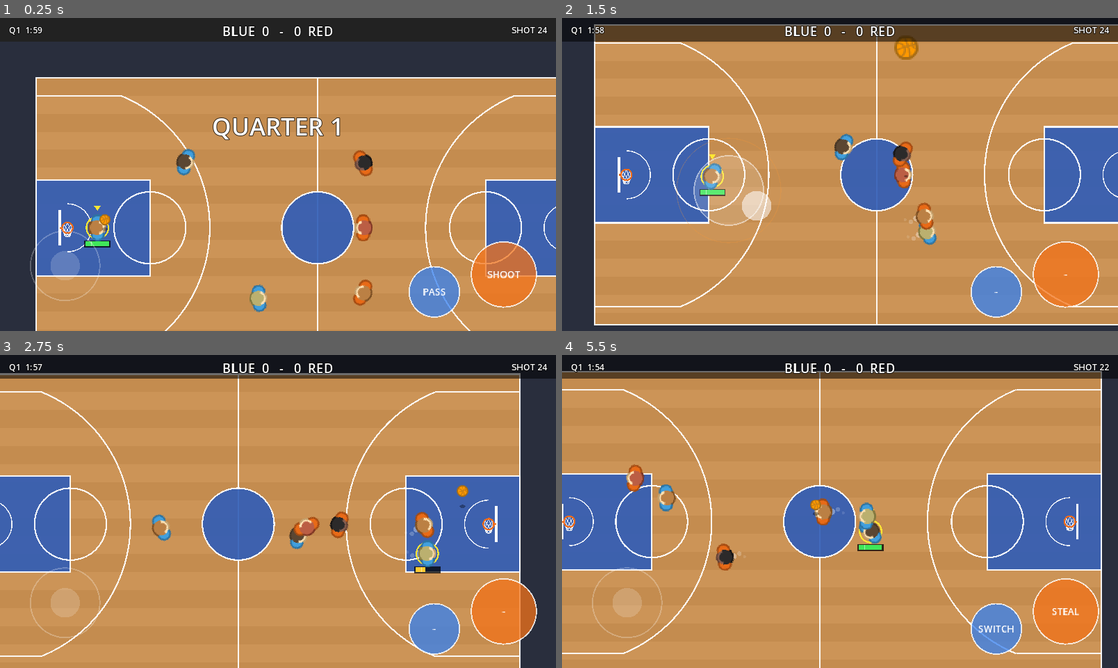
Above: before the commit, frames 1-4 (two rows, left to right).
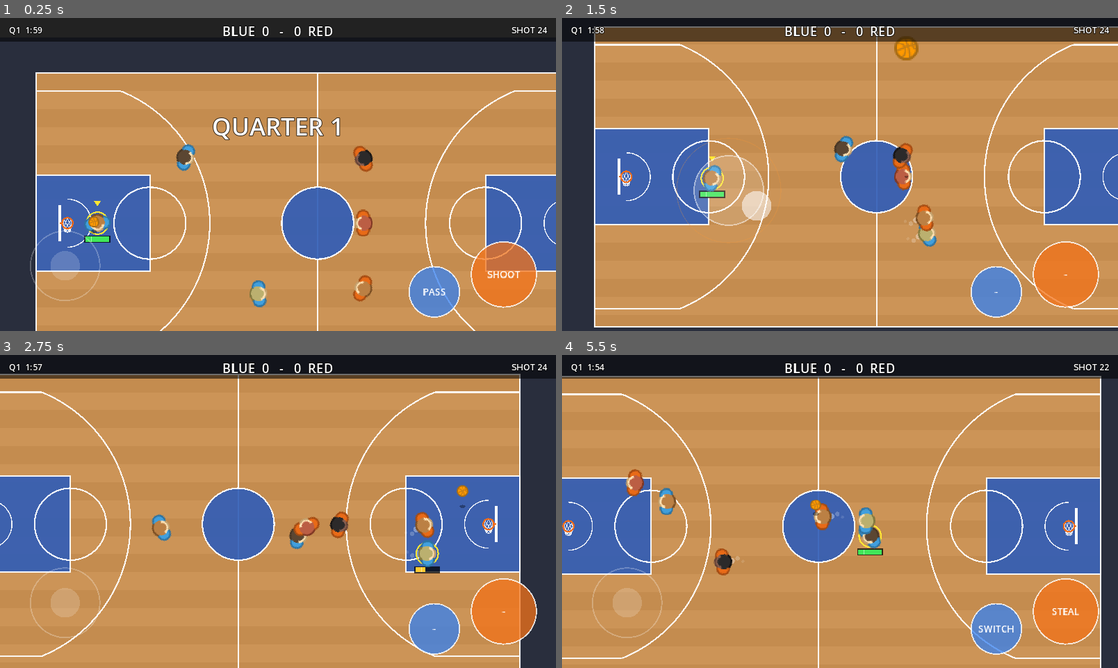
Above: after the commit, the same moments.

Repository: Kirmalo/road-trip-hoops
Game: Godot game, scene res://main.tscn
The game is run twice, just before and just after one commit, with the same random seed, the same clock (stepped at 60 frames per second) and the same inputs.
Inputs (mouse positions are in pixels of both pictures, inside the frame that each line leads up to):
- Up to frame 1 (0.25 s): no input
- Up to frame 2 (1.5 s): tap Enter at 0.5 s; move the mouse to (962, 158) at 0.52 s; hold D 0.53-1.25 s; tap J at 0.6 s; click (962, 158) at 0.67 s; tap Space at 0.77 s; drag from (728, 190) to (812, 237) at 1.27 s
- Up to frame 3 (2.75 s): move the mouse to (333, 442) at 2.02 s; hold D from 2.03 s (still down); hold Shift from 2.03 s (still down)
- Up to frame 4 (5.5 s): release D at 2.75 s; release Shift at 2.75 s; drag from (812, 574) to (673, 464) at 2.77 s; move the mouse to (1006, 558) at 3.52 s; hold A 3.53-4.25 s; tap K at 3.6 s; tap Space at 3.77 s; drag from (673, 464) to (756, 433) at 4.27 s; move the mouse to (867, 511) at 5.02 s; hold S from 5.03 s (still down); tap J at 5.1 s; click (867, 511) at 5.17 s

The runs differ from the first frame. In frame 1, 7.1% of the frame differs, in the area x 6-100%, y 17-100%; in frame 2, 5.8%; in frame 3, 0.4%; in frame 4, 8.3%, in the area x 0-98%, y 5-100%.

Commit message:
P2-05 Crossover and the dribble hand
- player.gd: start_crossover(dir, kind) (any flick kind, including "spin", is a
  crossover per the owner's Q1): 0.3 s burst at x1.25 with sharper acceleration,
  dribble_side flips, 0.6 s cooldown, speed lines while crossing. The closest
  defender within 5 ft in front stumbles (CROSS_STUN) if he was moving the wrong
  way, or for a CPU defender by def.beaten_by_cross(handler, dir) when defense.gd
  has it, else a flat CROSS_BEAT_CHANCE; "SHOOK!" popup.
- Handlers slowly switch hands away from the nearest defender (hand_x follows
  dribble_side; centered while shooting or in the air).
- CPU handler crosses back the other way when a defender is close in front and
  the lane is shut (CPU_CROSS_CHANCE per decision) and commits to the new side.
- ball.gd: held ball drawn at the dribbling hand and crossing in front of the body.
- Stats: crossovers_t0/_t1, human_crossovers, cpu_crossovers, cross_beats_t0/_t1,
  human_cross_beats, human_cross_cooldown, cross_from_spin, hand_switches.

Co-Authored-By: Claude Opus 5.5 <noreply@anthropic.com>
Claude-Session: https://claude.ai/code/session_01K8WPuYbTD1xrCASynmgFd3

Diff:
--- a/scripts/ball.gd
+++ b/scripts/ball.gd
@@ -37,6 +37,11 @@
 const HAND_Z := 22.0           # ball height above a jumping player's jump height
 const SLAM_COLOR := Color(1.0, 0.55, 0.1)
 
+# ---- held ball and the dribble hand (P2-05; player.hand_x is -1 left hand .. +1 right hand) ----
+const HAND_FORWARD_PX := 13.0  # ball this far in front of the handler (main.STEAL_BALL_PX is 15 with no hand)
+const HAND_SIDE_PX := 9.0      # and this far to the side of the dribbling hand
+const CROSS_FRONT_PX := 6.0    # extra reach in front of the body while the ball crosses between the hands
+
 # ---- ball and rim sounds (tuning) ----
 const BOUNCE_MIN_SPEED := 120.0   # a loose ball must hit the floor at least this fast (px/s down) to make a sound
 const BOUNCE_LOUD_SPEED := 380.0  # impact speed that plays at full volume
@@ -121,7 +126,11 @@
 			if holder == null:
 				return
 			var dir := Vector2.from_angle(holder.facing)
-			position = holder.position + dir * 15.0
+			# dribble hand (P2-05): off to the side of the body, crossing in front of it when switching hands
+			var hx: float = holder.hand_x if "hand_x" in holder else 0.0
+			var right := Vector2.from_angle(holder.facing + PI / 2.0)
+			position = holder.position + dir * (HAND_FORWARD_PX + CROSS_FRONT_PX * (1.0 - hx * hx)) \
+					+ right * HAND_SIDE_PX * hx
 			if holder.rim_kind != "":
 				z = holder.jump_z + HAND_Z  # carried up in the jump
 			elif holder.shooting:
--- a/scripts/player.gd
+++ b/scripts/player.gd
@@ -55,6 +55,32 @@
 const RIM_BLOCK_RATING_SPAN := 0.5  # rim-block dice (defense.rim_blocker) x0.5 at rating 0, x1.5 at 100
 
 var ratings := {"steal": 50, "block": 50}
+
+# ---- crossover and the dribble hand (P2-05; owner Q1: crossover only, a "spin" flick is a crossover too) ----
+const CROSS_TIME := 0.3           # seconds of the crossover burst
+const CROSS_SPEED_MULT := 1.25    # speed multiplier during the burst
+const CROSS_ACCEL := 3200.0       # px/s^2 during the burst (normal 1600): the cut is sharp
+const CROSS_COOLDOWN := 0.6       # seconds from the start of one crossover to the next
+const CROSS_BEAT_FT := 5.0        # a defender this close in front of the handler can be beaten
+const CROSS_BEAT_CONE := 75.0     # degrees either side of the handler's facing that count as "in front"
+const CROSS_STUN := 0.45          # seconds a beaten defender stumbles
+const CROSS_BEAT_CHANCE := 0.5    # CPU defender not moving the wrong way: chance he is beaten (until def decides)
+const CROSS_WRONG_WAY_SPEED := 40.0  # px/s: a defender moving at least this fast away from the cut is beaten
+const CROSS_HAND_RATE := 13.0     # dribble hand travel per second during a crossover (2.0 = one hand to the other)
+const HAND_SWITCH_RATE := 4.0     # same for the slow switch away from a defender
+const HAND_SWITCH_FT := 8.0       # the nearest defender inside this, on the ball side ...
+const HAND_SWITCH_DELAY := 0.5    # ... for this long: the handler moves the ball to the other hand
+const CPU_CROSS_CHANCE := 0.04    # CPU handler, defender close in front and the lane shut: chance per decision
+const CPU_CROSS_FT := 5.0         # "close" for that decision
+const CPU_CROSS_COMMIT := 0.7     # seconds the CPU keeps going the new way after a crossover
+const BEAT_POPUP_COLOR := Color(1.0, 0.95, 0.3)
+
+var cross_cd := 0.0               # seconds until the next crossover is allowed
+var cross_dir := Vector2.ZERO     # direction of the current crossover burst
+var hand_x := 1.0                 # where the ball is drawn sideways, -1 left hand .. +1 right hand (follows dribble_side)
+var hand_switch_t := 0.0          # seconds the nearest defender has been on the ball side
+var cpu_side := 0.0               # CPU: sidestep side committed to after a crossover
+var cpu_side_t := 0.0
 
 # ---- turbo and stamina (tuning) ----
 # (how far to pull the joystick to sprint is TURBO_PULL in touch_controls.gd)
@@ -179,6 +205,12 @@
 	steal_cooldown = max(0.0, steal_cooldown - delta)
 	stumble_t = maxf(0.0, stumble_t - delta)
 	poke_t = maxf(0.0, poke_t - delta)
+	cross_cd = maxf(0.0, cross_cd - delta)
+	cpu_side_t = maxf(0.0, cpu_side_t - delta)
+	if cross_t > 0.0:
+		cross_t = maxf(0.0, cross_t - delta)
+		if not has_ball() or shooting or is_airborne():
+			cross_t = 0.0
 	if team == 0 and index == 0:
 		game.stat("frames")
 	var desired := Vector2.ZERO
@@ -208,6 +240,10 @@
 		ai(delta)
 		desired = seek(target, speed_mult)
 		want_turbo = cpu_turbo_want and desired.length() > 1.0
+	var accel := 1600.0
+	if cross_t > 0.0:
+		desired = cross_dir * speed * CROSS_SPEED_MULT   # the burst: a sharp cut the new way
+		accel = CROSS_ACCEL
 	if poke_t > 0.0 and rim_kind == "" and block_jump_t < 0.0:
 		desired = Vector2.ZERO        # reaching for the ball: stands still, hit or miss
 		want_turbo = false
@@ -215,12 +251,13 @@
 	elif stumble_t > 0.0:
 		desired *= STUMBLE_SPEED_MULT
 		want_turbo = false
-	elif has_ball() and not is_airborne() and is_guarded(desired):
+	elif has_ball() and not is_airborne() and cross_t <= 0.0 and is_guarded(desired):
 		desired *= GUARD_SLOW
 		game.stat("guard_slow_frames_t%d" % team)
 	if update_turbo(delta, want_turbo, is_human):
 		desired *= TURBO_SPEED_MULT * (TURBO_BALL_MULT if has_ball() else 1.0)
-	velocity = velocity.move_toward(desired, 1600.0 * delta)
+	update_dribble_hand(delta)
+	velocity = velocity.move_toward(desired, accel * delta)
 	position += velocity * delta
 	position = game.clamp_to_court(position)
 	var lift := jump_z / DUNK_JUMP_PX
@@ -302,6 +339,92 @@
 		if d < reach and d > 0.1 and dir.dot(r / d) >= cos_cone:
 			return true
 	return false
+
+# ---------------- crossover and the dribble hand (P2-05) ----------------
+
+# A quick cut toward `dir` with the ball switching hands in front of the body. Called by human_input.gd on a flick
+# and by the CPU handler. Owner (Q1): crossover only, so every kind (including "spin") is a crossover.
+func start_crossover(dir: Vector2, kind: String) -> void:
+	if not has_ball() or shooting or is_airborne() or stumble_t > 0.0:
+		return
+	if cross_cd > 0.0 or cross_t > 0.0:
+		if game.is_human(self):
+			game.stat("human_cross_cooldown")   # a flick that came too soon after the last crossover
+		return
+	if dir.length() < 0.01:
+		dir = Vector2.from_angle(facing + PI / 2.0 * dribble_side)
+	if kind != "cross":
+		game.stat("cross_from_" + kind)   # the detector called it a spin: played as a crossover (Q1)
+	move_kind = "cross"
+	cross_dir = dir.normalized()
+	cross_t = CROSS_TIME
+	cross_cd = CROSS_COOLDOWN
+	dribble_side = -dribble_side
+	hand_switch_t = 0.0
+	game.stat("crossovers_t%d" % team)
+	if game.is_human(self):
+		game.stat("human_crossovers")
+	else:
+		game.stat("cpu_crossovers")
+	cross_beat_check()
+
+# The defender close in front can be beaten: he stumbles if he was moving the wrong way, or (CPU) if he is still
+# inside his reaction time. Until defense.gd decides that (P2-08 hook `def.beaten_by_cross(handler, dir)`), a flat
+# CROSS_BEAT_CHANCE. Only the closest defender in front can be beaten.
+func cross_beat_check() -> void:
+	var look := Vector2.from_angle(facing)
+	var cos_cone := cos(deg_to_rad(CROSS_BEAT_CONE))
+	var best = null
+	var best_d: float = CROSS_BEAT_FT * game.FT
+	for o in game.teams[1 - team]:
+		var r: Vector2 = o.position - position
+		var d := r.length()
+		if d < best_d and d > 0.1 and look.dot(r / d) >= cos_cone and o.stumble_t <= 0.0 and not o.is_airborne():
+			best_d = d
+			best = o
+	if best == null:
+		return
+	var beaten := false
+	var ov: Vector2 = best.velocity
+	if ov.length() >= CROSS_WRONG_WAY_SPEED and ov.normalized().dot(cross_dir) < -0.3:
+		beaten = true   # leaning the wrong way: the cut goes behind him
+	elif not game.is_human(best):
+		if best.def != null and best.def.has_method("beaten_by_cross"):
+			beaten = best.def.beaten_by_cross(self, cross_dir)
+		else:
+			beaten = game.rng.randf() < CROSS_BEAT_CHANCE
+	if not beaten:
+		return
+	best.stumble(CROSS_STUN)
+	game.stat("cross_beats_t%d" % team)
+	if game.is_human(self):
+		game.stat("human_cross_beats")
+	if game.fx:
+		game.fx.popup("SHOOK!", best.position + Vector2(0, -40), BEAT_POPUP_COLOR, 30)
+
+# Moves the drawn dribble hand (hand_x) toward dribble_side; the ball is centered while shooting or in the air.
+# Out of a move, the handler slowly switches hands away from the nearest defender.
+func update_dribble_hand(delta: float) -> void:
+	if not has_ball():
+		hand_switch_t = 0.0
+		return
+	var goal := dribble_side
+	if shooting or is_airborne():
+		goal = 0.0
+	elif cross_t <= 0.0:
+		var o = game.nearest_opponent(self)
+		var right := Vector2.from_angle(facing + PI / 2.0)
+		if o != null and o.position.distance_to(position) < HAND_SWITCH_FT * game.FT \
+				and right.dot(o.position - position) * dribble_side > 0.0:
+			hand_switch_t += delta
+			if hand_switch_t >= HAND_SWITCH_DELAY:
+				hand_switch_t = 0.0
+				dribble_side = -dribble_side
+				game.stat("hand_switches")
+		else:
+			hand_switch_t = 0.0
+	var rate := CROSS_HAND_RATE if cross_t > 0.0 else HAND_SWITCH_RATE
+	hand_x = move_toward(hand_x, goal, rate * delta)
 
 # ---------------- turbo ----------------
 
@@ -566,12 +689,16 @@
 	var guard = game.nearest_opponent(self)
 	var open_ft := 99.0
 	var guard_behind := false         # nearest defender is not between me and the hoop
+	var step_side := 0.0              # which way the sidestep goes (0 = no sidestep)
 	if guard != null:
 		var r: Vector2 = guard.position - position
 		open_ft = r.length() / FT
 		guard_behind = r.dot(d) <= 0.0
 		if open_ft < 5.0 and r.dot(d) > 0.0:
 			var side := 1.0 if d.cross(r) > 0.0 else -1.0
+			if cpu_side_t > 0.0:
+				side = cpu_side   # keep going the way the crossover went
+			step_side = side
 			target = position + (d * 0.4 - d.orthogonal() * side) * 120.0
 	# sprint on a fast break, or when the lane to the rim is open
 	if fast_break or (open_ft > 6.0 and dist_ft > 8.0 and lane_open(hoop)):
@@ -597,6 +724,12 @@
 		start_shot()
 	elif game.shot_clock < CPU_CLOCK_SHOOT and dist_ft < CPU_CLOCK_SHOOT_FT:
 		start_shot()
+	elif step_side != 0.0 and open_ft < CPU_CROSS_FT and dist_ft > LAYUP_RANGE and cross_cd <= 0.0 \
+			and not lane_open(hoop) and game.rng.randf() < CPU_CROSS_CHANCE:
+		# crossover: cut back the other way, behind a defender sliding with the sidestep
+		cpu_side = -step_side
+		cpu_side_t = CPU_CROSS_COMMIT
+		start_crossover((d * 0.4 - d.orthogonal() * cpu_side).normalized(), "cross")
 	elif dist_ft >= CPU_PULLUP_MIN_FT and dist_ft <= CPU_PULLUP_MAX_FT and not three \
 			and (open_ft >= CPU_PULLUP_ROOM_FT or guard_behind) and game.rng.randf() < CPU_PULLUP_CHANCE:
 		game.stat("pullups_t%d" % team)
@@ -652,6 +785,14 @@
 		draw_circle(back * 18.0, 6.0, Color(1, 1, 1, 0.35))
 		draw_circle(back * 30.0 + back.orthogonal() * 4.0, 4.5, Color(1, 1, 1, 0.22))
 		draw_circle(back * 40.0 - back.orthogonal() * 3.0, 3.0, Color(1, 1, 1, 0.12))
+	if cross_t > 0.0 and cross_dir.length() > 0.1:
+		# crossover: speed lines behind the cut
+		var a := cross_t / CROSS_TIME
+		var bk := -cross_dir
+		var sd := bk.orthogonal()
+		for k in 3:
+			var off := sd * (float(k) - 1.0) * 9.0
+			draw_line(bk * 16.0 + off, bk * (38.0 + 10.0 * float(k % 2)) + off, Color(1, 1, 1, 0.9 * a), 4.0)
 	if game.is_human(self):
 		draw_arc(Vector2.ZERO, 22.0, 0, TAU, 32, Color(1, 0.9, 0.2), 3.0)
 		var tri := PackedVector2Array([Vector2(-7, -44), Vector2(7, -44), Vector2(0, -34)])
